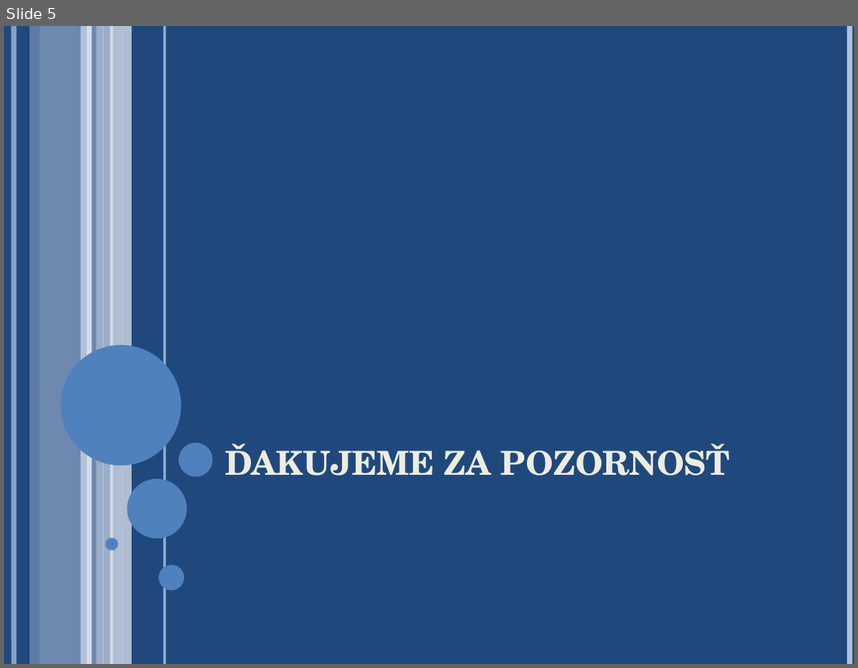
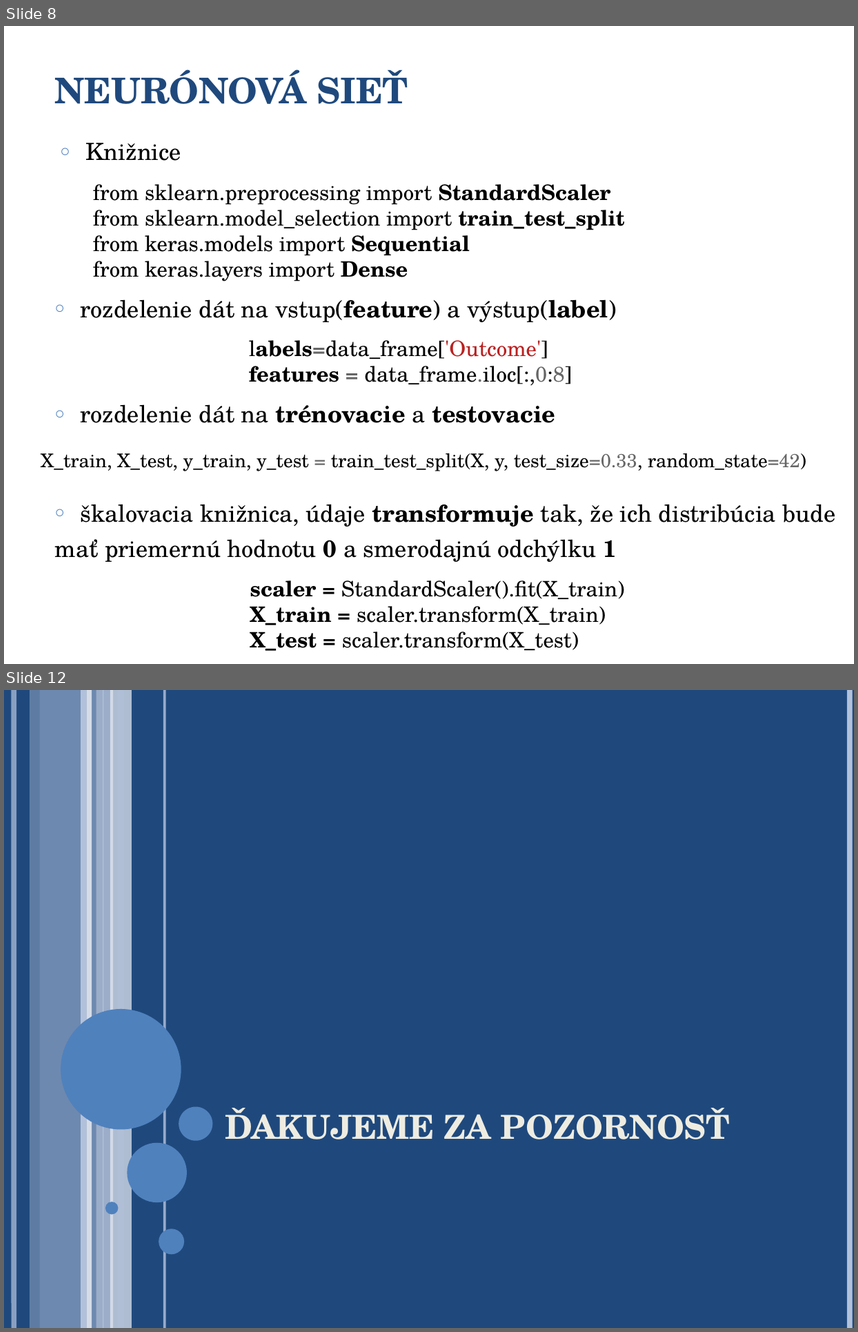
Before and after one commit to georgeob/Mate_NS2020, a slide deck: presentation.ppt. Shown one above the other, each under a label of ours: slide 5 before the commit, slides 8 and 12 after it; the slides between them are not shown. The pictures are 858x668 and 858x1332 pixels, drawn with LibreOffice and Linux fonts; fonts in the diff are those of the drawing. Boxes give left, top, right and bottom in pixels: in the first picture for what was removed or moved away, otherwise in the second. Text is boxed around its words. In the diff, an @@ line names an element or a change of style, - is before the commit and + after.

```diff
--- a/presentation.ppt
+++ b/presentation.ppt
@@ slide 8 added at (4,26,854,664), background #FFFFFF @@
@@ title added at (55,69,408,104), 30 pt, text #1F497D, bold @@
+NEURÓNOVÁ SIEŤ
@@ text added at (85,143,181,161), 20 pt, text #000000 @@
+○ Knižnice
@@ text added at (93,184,624,281), 18 pt, text #000000 @@
+from sklearn.preprocessing import StandardScaler
+from sklearn.model_selection import train_test_split
+from keras.models import Sequential
+from keras.layers import Dense
@@ text added at (80,299,616,322), 20 pt, text #000000 @@
+○ rozdelenie dát na vstup(feature) a výstup(label)
@@ text added at (249,340,572,385), 18 pt, text #000000 @@
+labels=data_frame['Outcome']
+features = data_frame.iloc[:,0:8]
@@ text added at (80,404,556,423), 20 pt, text #000000, bold @@
+○ rozdelenie dát na trénovacie a testovacie
@@ text added at (41,453,806,471), 16 pt, text #000000 @@
+X_train, X_test, y_train, y_test = train_test_split(X, y, test_size=0.33, random_state=42)
@@ text added at (55,503,835,561), 20 pt, text #000000 @@
+○ škalovacia knižnica, údaje transformuje tak, že ich distribúcia bude
+mať priemernú hodnotu 0 a smerodajnú odchýlku 1
@@ text added at (250,580,625,650), 18 pt, text #000000 @@
+scaler = StandardScaler().fit(X_train) X_train = scaler.transform(X_train) X_test = scaler.transform(X_test)
@@ what was slide 5 is now slide 12 @@
```
Also in this commit, not shown: 4 slides changed, 7 other slides added, 1 slide removed.
